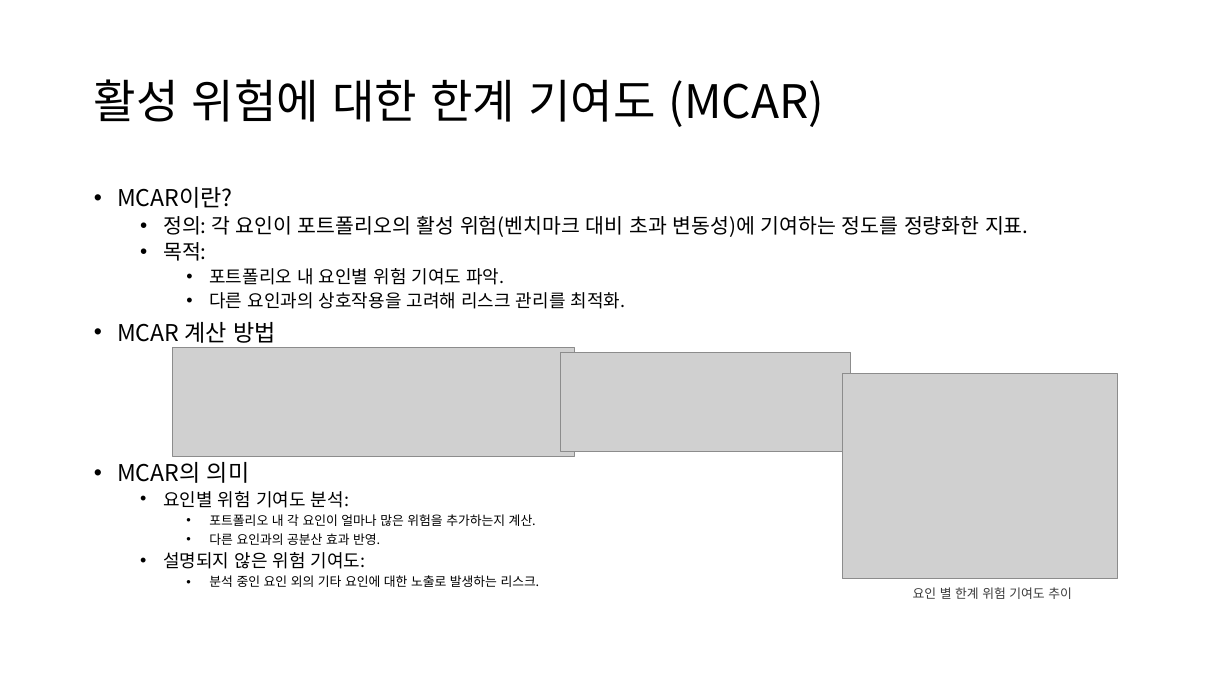
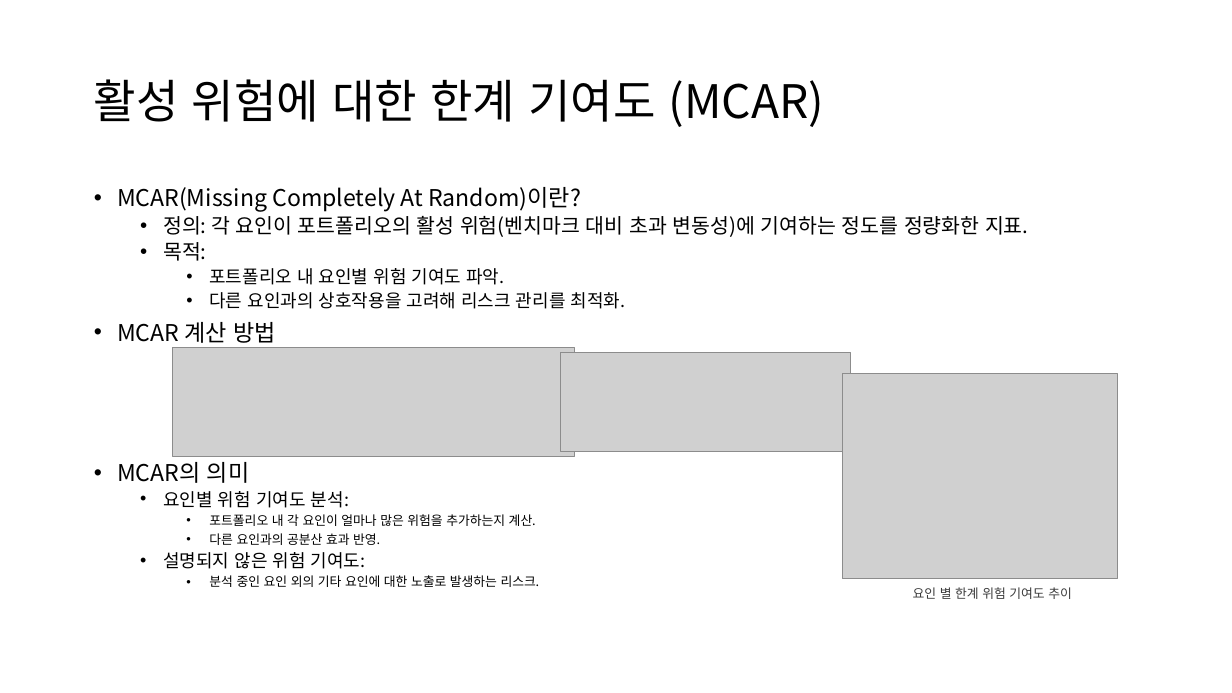
Before and after one commit to restful3/ml4t, a slide deck: slide 12 of source/05. Build Alpha Factors for Stock Portfolios_song.pptx. Drawn at 1232x693 pixels with LibreOffice and Linux fonts; fonts in the diff are those of the drawing; grey boxes stand for pictures. Boxes give left, top, right and bottom in pixels: in the first picture for what was removed or moved away, otherwise in the second. Text is boxed around its words. In the diff, an @@ line names an element or a change of style, - is before the commit and + after.

```diff
--- a/source/05. Build Alpha Factors for Stock Portfolios_song.pptx
+++ b/source/05. Build Alpha Factors for Stock Portfolios_song.pptx
@@ text at box(117, 187, 581, 212): text changed @@
-• MCAR이란?
+• MCAR(Missing Completely At Random)이란?
```
Also in this commit, not shown: 3 other slides changed, 2 other files.
